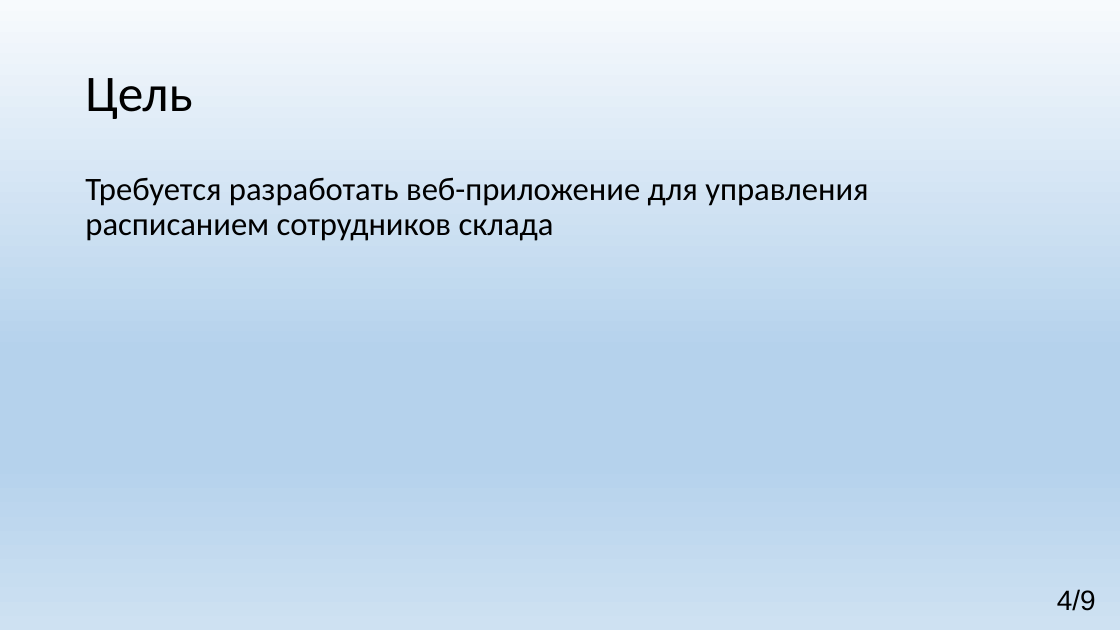
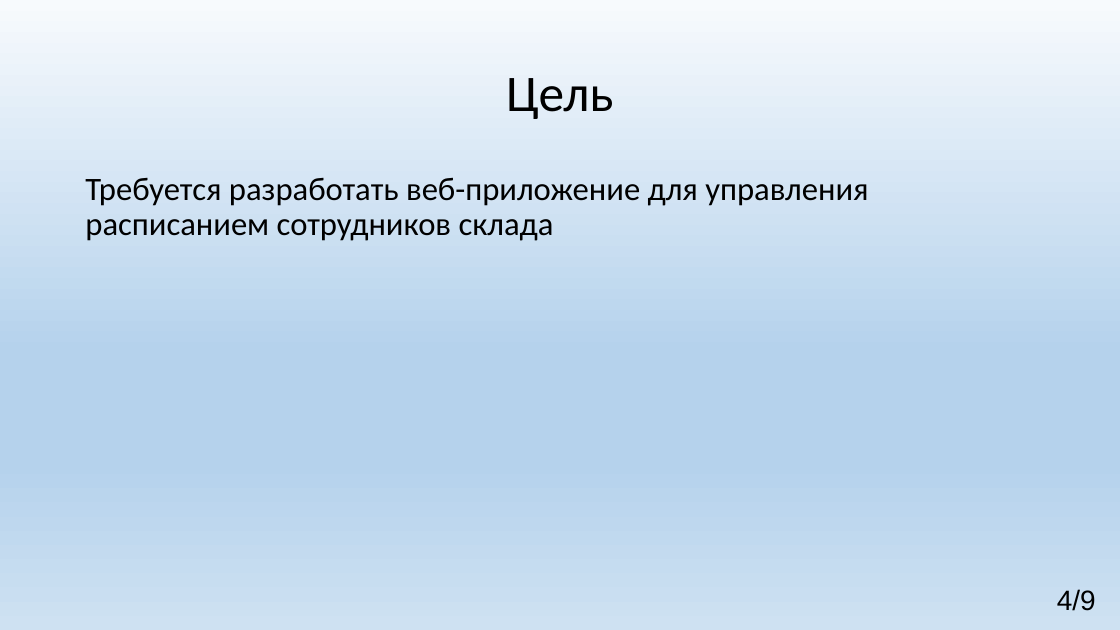
Before and after one commit to imStydent/Documents, a slide deck: slide 4 of Презентаци 2.pptx. Drawn at 1120x630 pixels with LibreOffice and Linux fonts; fonts in the diff are those of the drawing. Boxes give left, top, right and bottom in pixels: in the first picture for what was removed or moved away, otherwise in the second. Text is boxed around its words. In the diff, an @@ line names an element or a change of style, - is before the commit and + after.

```diff
--- a/Презентаци 2.pptx
+++ b/Презентаци 2.pptx
@@ title "Цель" at box(506, 78, 613, 119): alignment left to centre @@
```
Also in this commit, not shown: 6 other slides changed, 13 other files.
